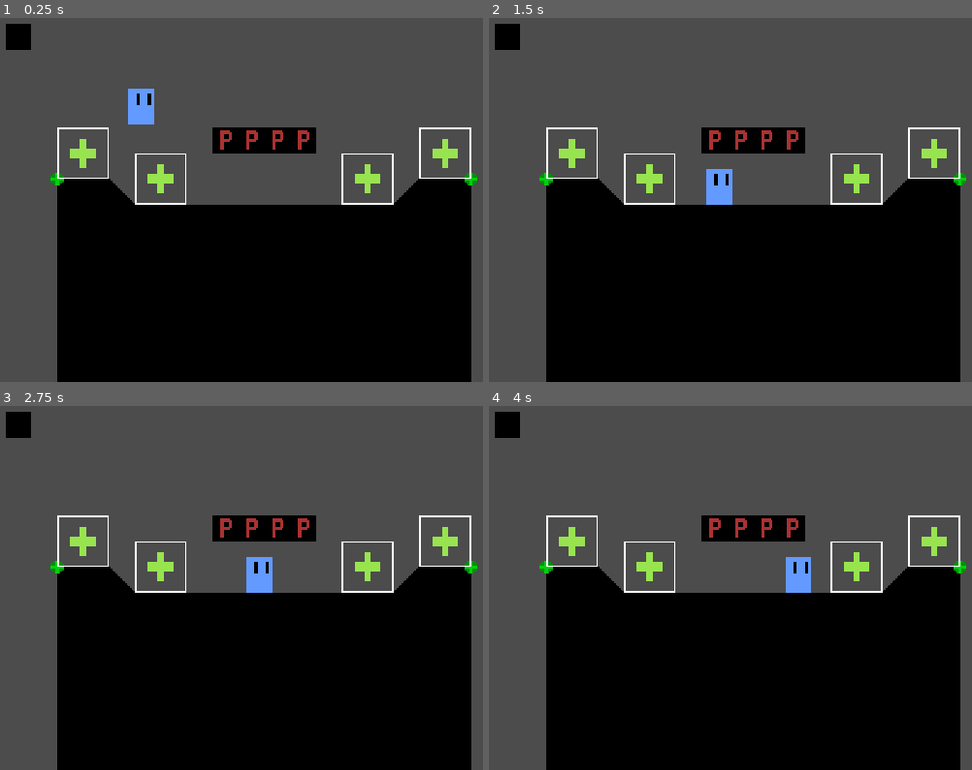
Above: before the commit, frames 1-4 (two rows, left to right).
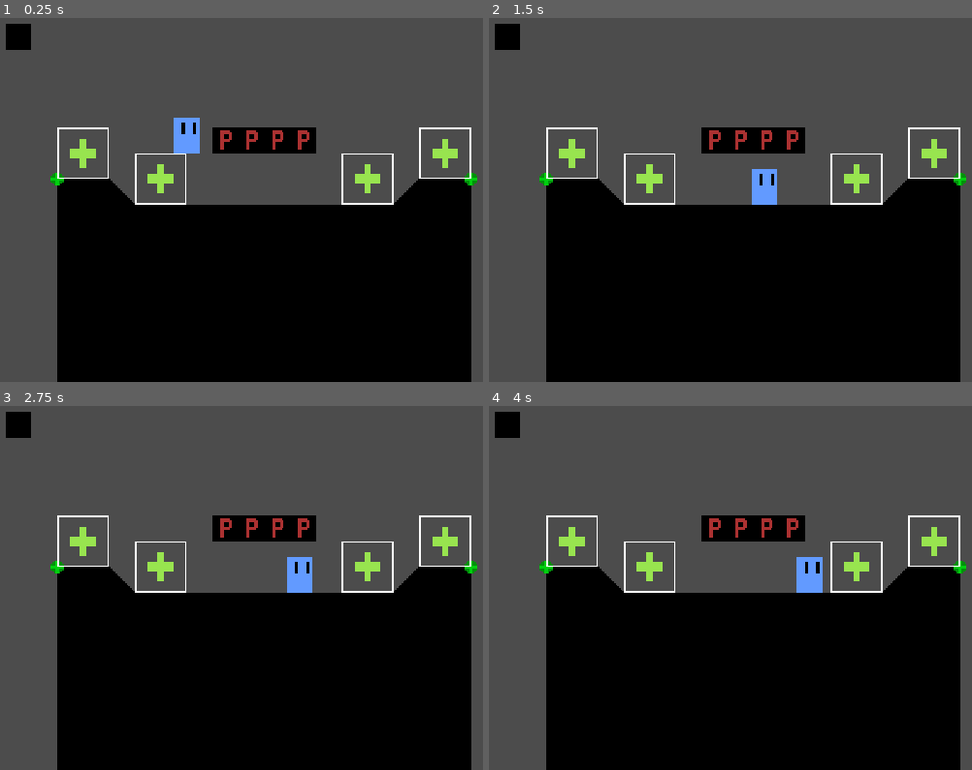
Above: after the commit, the same moments.

Repository: Logn35/SmashBox
Game: Godot game, scene res://Stages/Test Stage.tscn
The game is run twice, just before and just after one commit, with the same random seed, the same clock (stepped at 60 frames per second) and the same inputs.
Inputs:
- Up to frame 1 (0.25 s): no input
- Up to frame 2 (1.5 s): hold D (moveRight) 0.53-1.28 s; hold A (moveLeft) from 1.28 s (still down)
- Up to frame 3 (2.75 s): release A (moveLeft) at 2.03 s; hold D (moveRight) from 2.03 s (still down)
- Up to frame 4 (4 s): release D (moveRight) at 3.53 s; hold A (moveLeft) from 3.53 s (still down)

The runs differ from the first frame. In frame 1, 1.1% of the frame differs, in the area x 26-42%, y 19-38%; in frame 2, 1.0%; in frame 3, 1.0%; in frame 4, 0.5%.

Commit message:
Made test character global

Diff:
--- /dev/null
+++ b/Actors/TestCharacter.tscn
@@ -0,0 +1,16 @@
+[gd_scene load_steps=4 format=2]
+
+[ext_resource path="res://Assets/Sprites/Test Sprites/Test Character.png" type="Texture" id=1]
+[ext_resource path="res://scripts/KinematicBody2D.gd" type="Script" id=2]
+
+[sub_resource type="RectangleShape2D" id=1]
+extents = Vector2( 8, 11 )
+
+[node name="TestCharacter" type="KinematicBody2D"]
+script = ExtResource( 2 )
+
+[node name="Sprite" type="Sprite" parent="."]
+texture = ExtResource( 1 )
+
+[node name="CollisionShape2D" type="CollisionShape2D" parent="."]
+shape = SubResource( 1 )
--- a/Stages/Test Stage.tscn
+++ b/Stages/Test Stage.tscn
@@ -1,14 +1,10 @@
-[gd_scene load_steps=8 format=2]
+[gd_scene load_steps=6 format=2]
 
 [ext_resource path="res://Assets/Stage Tiles/SolidTiles.tscn" type="PackedScene" id=1]
 [ext_resource path="res://Assets/Stage Tiles/Ledge.tscn" type="PackedScene" id=2]
 [ext_resource path="res://Assets/Stage Tiles/PlatformBlock.tscn" type="PackedScene" id=3]
 [ext_resource path="res://Assets/Stage Tiles/PlayerSpawner.tscn" type="PackedScene" id=4]
-[ext_resource path="res://Assets/Sprites/characters/Test Character.png" type="Texture" id=5]
-[ext_resource path="res://scripts/KinematicBody2D.gd" type="Script" id=6]
-
-[sub_resource type="RectangleShape2D" id=1]
-extents = Vector2( 8.00864, 11.0268 )
+[ext_resource path="res://Actors/TestCharacter.tscn" type="PackedScene" id=5]
 
 [node name="Test Stage" type="Node2D"]
 
@@ -45,13 +41,5 @@
 [node name="PlayerSpawner4" parent="." instance=ExtResource( 4 )]
 position = Vector2( 352, 128 )
 
-[node name="KinematicBody2D" type="KinematicBody2D" parent="."]
-script = ExtResource( 6 )
-
-[node name="Test Character" type="Sprite" parent="KinematicBody2D"]
-position = Vector2( 163.618, 86.1851 )
-texture = ExtResource( 5 )
-
-[node name="CollisionShape2D" type="CollisionShape2D" parent="KinematicBody2D"]
-position = Vector2( 163.619, 86.2654 )
-shape = SubResource( 1 )
+[node name="TestCharacter" parent="." instance=ExtResource( 5 )]
+position = Vector2( 192, 104 )
